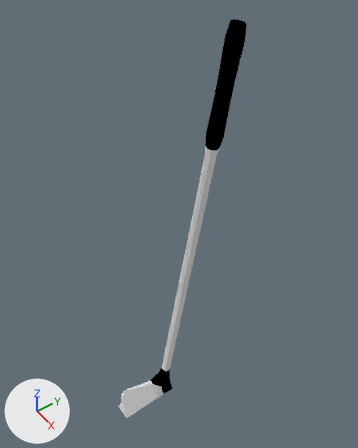
What one commit did to the Blender file Project_Golf/Assets/Blends/Clubs/clubWedge.blend.
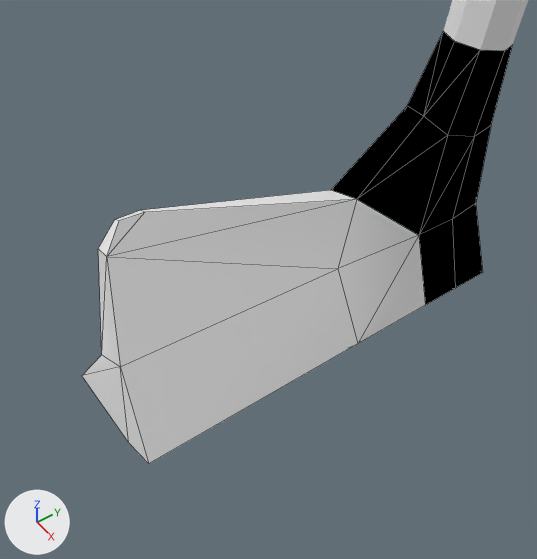
There are two pictures of each version: one whole from a camera (50 mm lens) standing at (4.9, -3.66, 6.98) and looking at (-0.36, 0.07, 0.82), one close up from a camera (50 mm lens) standing at (1.2, -2.08, -2.09) and looking at (-0.06, -1.18, -3.58). Lighting does not change. The marker at lower left points along +X, +Y and +Z. The close-ups show mesh edges as thin lines.
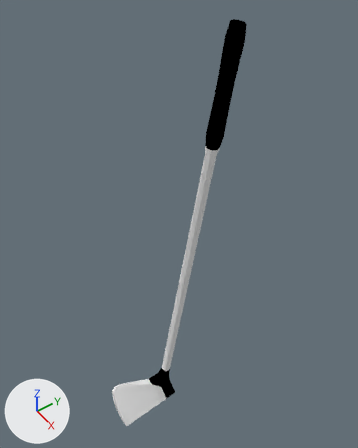
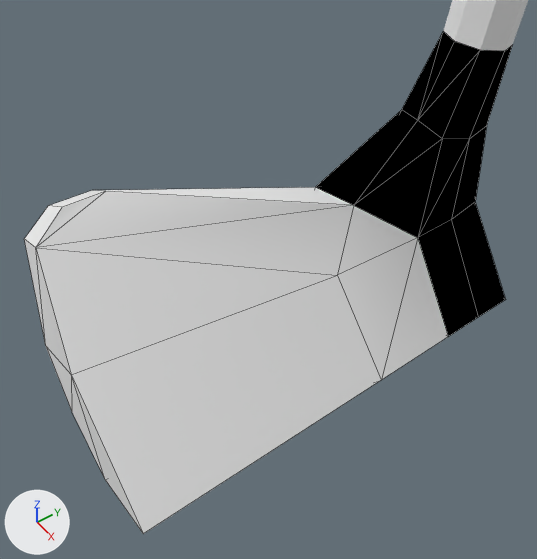
Edits to the scene script, one JSON object a line:
```json
{"block": "me_cylinder_001", "where": "# used by ob_cylinder; location = (0.0, 0.0, 0.0); rotation_euler = (-0.175, 0.0, 0.0), in degrees (-10, 0, 0)"}
{"op": "remove", "block": "me_cylinder_001", "code": "me_cylinder_001.from_pydata(...)  # 105 vertices, 118 faces; spans x -0.22..0.16, y -1.05..0.2, z -4.02..4.45"}
{"op": "add", "block": "me_cylinder_001", "code": "me_cylinder_001.from_pydata(...)  # 105 vertices, 118 faces; spans x -0.43..0.26, y -1.13..0.19, z -4.13..4.45"}
{"block": "me_cylinder_001", "change": "me_cylinder_001 part 1: 39 of 105 vertices moved; they spanned x -0.22..0.16, y -1.05..0.2, z -4.02..-3.26 and now span x -0.43..0.26, y -1.13..0.19, z -4.13..-3.27; mean shift (-0.03, -0.02, -0.03); largest move (-0.18, -1.01, -3.55) -> (-0.41, -1.12, -3.64)"}
```

Where the change shows, as pixel boxes [x1, y1, x2, y2] in the close-ups (537 x 559 px; the box of a moved part takes in the faces that stretch with it):
```json
{"object": "Cylinder", "change": "reshaped", "before": [82, 0, 528, 464], "after": [24, 0, 528, 534]}
{"part": 1, "of": "me_cylinder_001", "change": "moved or reshaped", "before": [82, 32, 512, 464], "after": [24, 32, 512, 534]}
```
